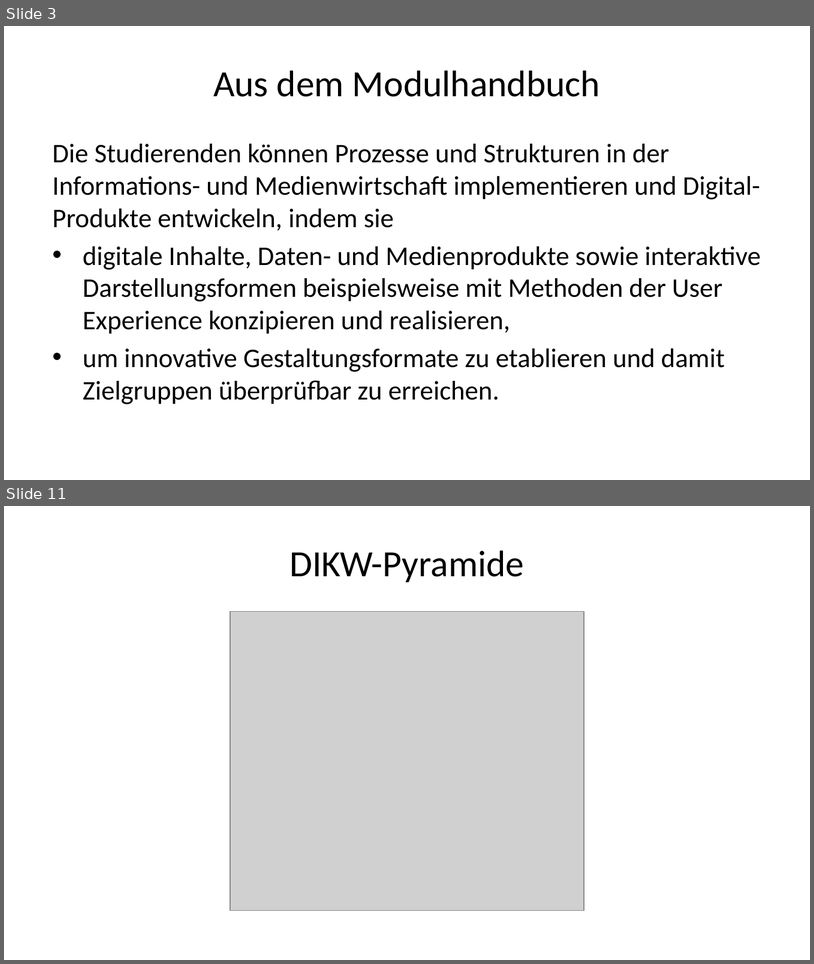
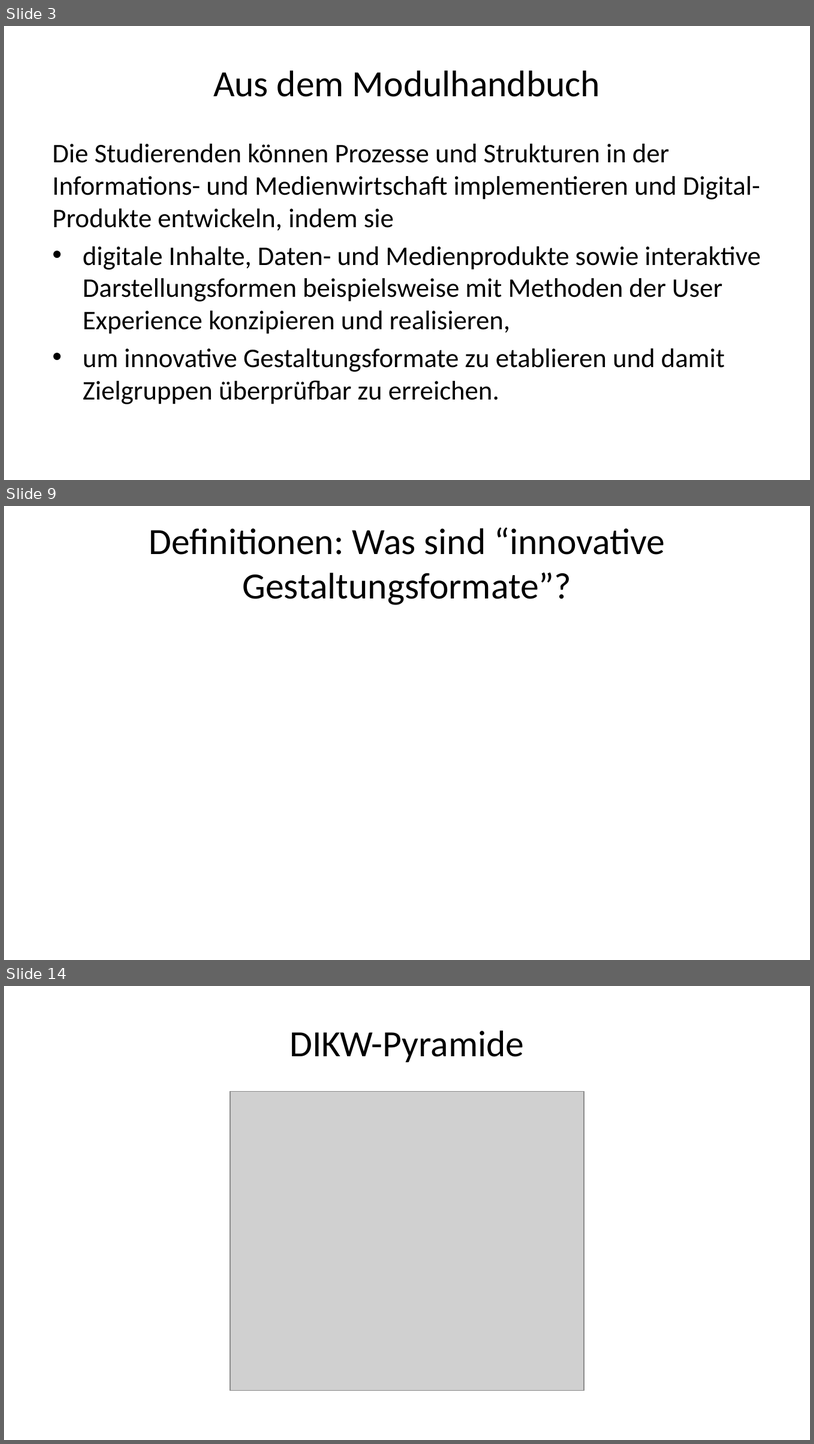
Before and after one commit to daswesen/digitale-inhalte, a slide deck: gdi.pptx. Shown one above the other, each under a label of ours: slides 3 and 11 before the commit, slides 3, 9 and 14 after it; the slides between them are not shown. The pictures are 814x964 and 814x1444 pixels, drawn with LibreOffice and Linux fonts; fonts in the diff are those of the drawing; grey boxes stand for pictures. Boxes give left, top, right and bottom in pixels: in the first picture for what was removed or moved away, otherwise in the second. Text is boxed around its words. In the diff, an @@ line names an element or a change of style, - is before the commit and + after.

```diff
--- a/gdi.pptx
+++ b/gdi.pptx
@@ slide 9 added at box(4, 506, 810, 960), background #FFFFFF @@
@@ title added at box(149, 527, 666, 605), 33 pt, text #000000 @@
+Definitionen: Was sind “innovative Gestaltungsformate”?
@@ what was slide 11 is now slide 14 @@
```
Also in this commit, not shown: 9 slides changed, 3 other slides added, 4 slides removed, 2 other files.
